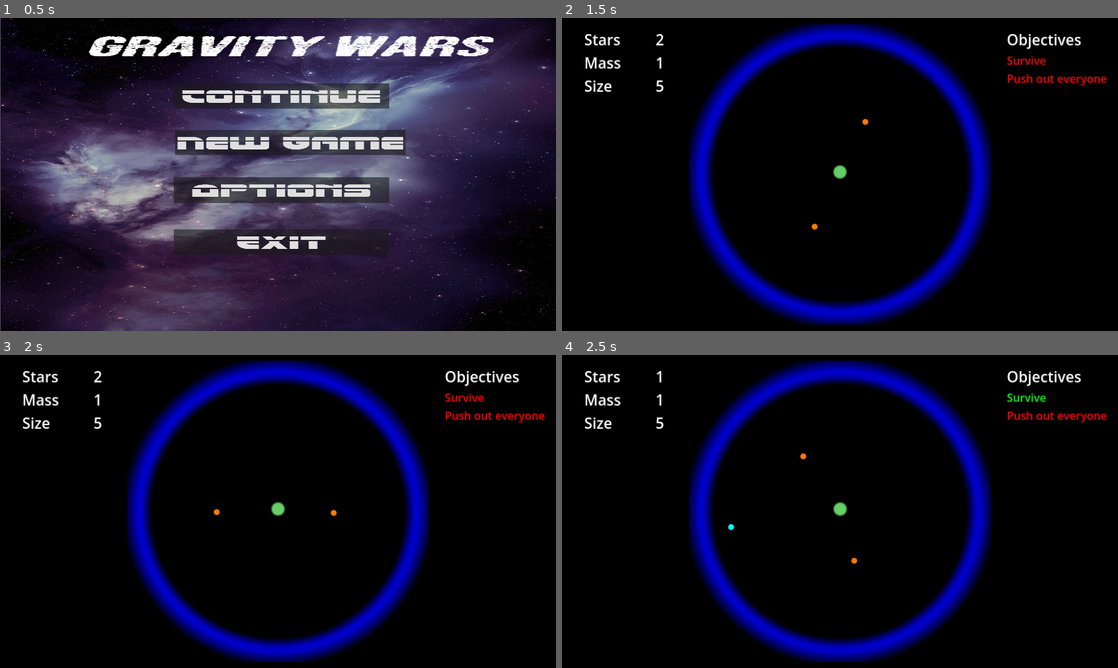
Above: before the commit, frames 1-4 (two rows, left to right).
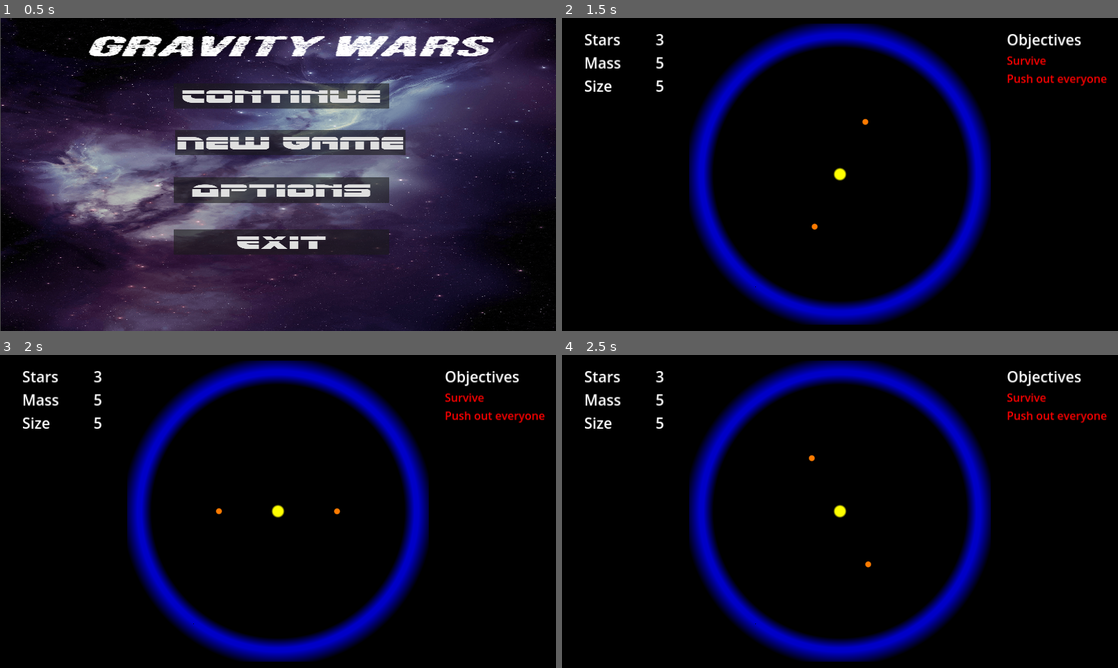
Above: after the commit, the same moments.

Repository: JakubJKrawczyk/gravity_wars
Game: Godot game, scene res://GUI/Menu.tscn
Two runs of this game, one before a commit and one after it. Both use one fixed random seed, a clock stepped at 60 frames per second and the inputs below.
Inputs (mouse positions are in pixels of both pictures, inside the frame that each line leads up to):
- Up to frame 1 (0.5 s): no input
- Up to frame 2 (1.5 s): click "New Game" at 0.5 s; move the mouse to (840, 174) at 1.27 s; click (840, 174) at 1.42 s
- Up to frame 3 (2 s): no input
- Up to frame 4 (2.5 s): tap Enter at 2 s; move the mouse to (728, 527) at 2.02 s; click (728, 527) at 2.17 s

Frame 1 is identical in both runs. In frame 2, 0.2% of the frame differs, in the area x 16-52%, y 5-52%; in frame 3, 0.2%; in frame 4, 0.4%, in the area x 16-88%, y 5-68%.

Commit message:
Dodanie sceny bazowej dla grywalnych poziomów

Diff:
--- a/Levels/ClickableArea.gd
+++ b/Levels/ClickableArea.gd
@@ -1,20 +1,29 @@
 extends Control
 
+class_name ClickableArea
+
 @export var container: Node
-@export var user_object_scene: PackedScene
-@export var max_stars = 3
-@export var star_size = 5
-@export var star_mass = 5
 @export var objective_pass: LabelSettings
 @export var objective_fail: LabelSettings
 @export var shader: Shader
 @export var color: Color
 
-var object: UserMassObject = null
+signal create_star(position: Vector2)
+signal release_star
+signal update_star(position: Vector2)
+
+var object: bool = false
 
 var pressed: bool = false
 
-func _ready() -> void:
+var max_stars: int = 0
+var star_mass: int
+var star_size: int
+
+func update_star_params(count, mass, _size):
+	max_stars = count
+	star_mass = mass
+	star_size = _size
 	($GridContainer/StarsValue as Label).text = str(max_stars)
 	($GridContainer/MassValue as Label).text = str(star_mass)
 	($GridContainer/SizeValue as Label).text = str(star_size)
@@ -31,26 +40,20 @@
 	($"VBoxContainer/Push out everyone" as Label).label_settings = objective_pass if push_out else objective_fail
 
 func _on_gui_input(event: InputEvent) -> void:
-	if event is InputEventMouseButton:
-		if (event as InputEventMouseButton).button_index != 1:
-			return
+	if event is InputEventMouseButton and (event as InputEventMouseButton).button_index == 1:
 		if (event as InputEventMouseButton).pressed:
-			if object != null || max_stars <= 0:
+			if object || max_stars <= 0:
 				return
-			object = user_object_scene.instantiate() as UserMassObject
-			object.material = ShaderMaterial.new()
-			(object.material as ShaderMaterial).shader = shader
-			(object.material as ShaderMaterial).set_shader_parameter("color", color)
-			object.position = (event as InputEventMouseButton).position - ($"../ObjectsContainer" as Node2D).position
-			object.set_size(Vector2(star_size/10.0, star_size/10.0))
-			object.mass = star_mass
-			container.add_child(object)
+			emit_signal("create_star", (event as InputEventMouseButton).position - ($"../ObjectsContainer" as Node2D).position)
+			object = true
 			max_stars -= 1
 			($GridContainer/StarsValue as Label).text = str(max_stars)
-		elif object != null:
-			object.release()
-			object = null
+		elif object:
+			emit_signal("release_star")
+			object = false
 	elif event is InputEventMouseMotion:
-		if object != null:
-			var mpos = (event as InputEventMouseMotion).position
-			object.linear_velocity = object.global_position - mpos
+		if !object:
+			return
+		emit_signal("update_star", (event as InputEventMouseMotion).position)
+		"""var mpos = (event as InputEventMouseMotion).position
+		object.linear_velocity = object.global_position - mpos"""
--- /dev/null
+++ b/Levels/Level.gd
@@ -0,0 +1,46 @@
+extends Node2D
+
+class_name Level
+
+@export_category("Objectives")
+@export var objectives: Array[Objective]
+
+@export_category("User star")
+@export var init_star_limit: int = 3
+@export var star_mass: float = 1.
+@export var star_radius: float = 5.
+@export var shader: Shader
+@export var color: Color = Color.AQUA
+@export var star_scene: PackedScene
+
+var object: UserMassObject = null
+
+# Called when the node enters the scene tree for the first time.
+func _ready() -> void:
+	($ClickableArea as ClickableArea).update_star_params(init_star_limit, star_mass, star_radius)
+
+# Called every frame. 'delta' is the elapsed time since the previous frame.
+func _process(delta: float) -> void:
+	for objective in objectives:
+		objective.update()
+
+func _on_create_star(position: Vector2) -> void:
+	object = star_scene.instantiate() as UserMassObject
+	object.material = ShaderMaterial.new()
+	(object.material as ShaderMaterial).shader = shader
+	(object.material as ShaderMaterial).set_shader_parameter("color", color)
+	object.set_size(Vector2(star_radius/10.0, star_radius/10.0))
+	object.mass = star_mass
+	object.position = position
+	($ObjectsContainer).add_child(object)
+
+func _on_release_star() -> void:
+	if object == null:
+		return
+	object.release()
+	object = null
+
+func _on_update_star(position) -> void:
+	if object == null:
+		return
+	object.linear_velocity = object.global_position - position
--- /dev/null
+++ b/Levels/Level.tscn
@@ -0,0 +1,120 @@
+[gd_scene load_steps=11 format=3 uid="uid://bshl73cgcf80v"]
+
+[ext_resource type="PackedScene" uid="uid://u3x3l7qdjuo" path="res://Objects/arena.tscn" id="1_1ni6f"]
+[ext_resource type="Script" path="res://Levels/Level.gd" id="1_p4pr4"]
+[ext_resource type="Script" path="res://Levels/ClickableArea.gd" id="2_0djfb"]
+[ext_resource type="PackedScene" uid="uid://clm7jxierdq37" path="res://Objects/user-mass-object.tscn" id="3_4tbgd"]
+[ext_resource type="LabelSettings" uid="uid://c071m4f3xoir3" path="res://Levels/label_pass.tres" id="4_0unal"]
+[ext_resource type="LabelSettings" uid="uid://su7yx3gbk3ld" path="res://Levels/label_fail.tres" id="5_ie5ej"]
+[ext_resource type="Shader" path="res://Objects/mass-object.gdshader" id="6_kvt7i"]
+[ext_resource type="LabelSettings" uid="uid://d0l2to0txnunh" path="res://Levels/label_size.tres" id="7_bpj6y"]
+
+[sub_resource type="Gradient" id="Gradient_40vku"]
+colors = PackedColorArray(0, 0, 0, 1, 0, 0, 0, 1)
+
+[sub_resource type="GradientTexture1D" id="GradientTexture1D_nft5c"]
+gradient = SubResource("Gradient_40vku")
+
+[node name="Level" type="Node2D"]
+script = ExtResource("1_p4pr4")
+init_star_limit = 99
+shader = ExtResource("6_kvt7i")
+star_scene = ExtResource("3_4tbgd")
+
+[node name="Background" type="TextureRect" parent="."]
+offset_right = 1200.0
+offset_bottom = 675.0
+texture = SubResource("GradientTexture1D_nft5c")
+
+[node name="Arena" parent="." instance=ExtResource("1_1ni6f")]
+position = Vector2(600, 337)
+
+[node name="ObjectsContainer" type="Node2D" parent="."]
+position = Vector2(600, 337)
+
+[node name="ClickableArea" type="Control" parent="." node_paths=PackedStringArray("container")]
+layout_mode = 3
+anchors_preset = 0
+offset_right = 1200.0
+offset_bottom = 675.0
+script = ExtResource("2_0djfb")
+container = NodePath("../ObjectsContainer")
+objective_pass = ExtResource("4_0unal")
+objective_fail = ExtResource("5_ie5ej")
+shader = ExtResource("6_kvt7i")
+color = Color(0, 1, 1, 1)
+metadata/_edit_use_anchors_ = true
+
+[node name="GridContainer" type="GridContainer" parent="ClickableArea"]
+layout_mode = 0
+offset_left = 48.0
+offset_top = 24.0
+offset_right = 248.0
+offset_bottom = 192.0
+columns = 2
+
+[node name="Stars" type="Label" parent="ClickableArea/GridContainer"]
+custom_minimum_size = Vector2(150, 0)
+layout_mode = 2
+text = "Stars"
+label_settings = ExtResource("7_bpj6y")
+
+[node name="StarsValue" type="Label" parent="ClickableArea/GridContainer"]
+layout_mode = 2
+size_flags_horizontal = 0
+text = "3"
+label_settings = ExtResource("7_bpj6y")
+
+[node name="Mass" type="Label" parent="ClickableArea/GridContainer"]
+layout_mode = 2
+text = "Mass"
+label_settings = ExtResource("7_bpj6y")
+
+[node name="MassValue" type="Label" parent="ClickableArea/GridContainer"]
+layout_mode = 2
+text = "5
+"
+label_settings = ExtResource("7_bpj6y")
+
+[node name="Size" type="Label" parent="ClickableArea/GridContainer"]
+layout_mode = 2
+text = "Size
+"
+label_settings = ExtResource("7_bpj6y")
+
+[node name="SizeValue" type="Label" parent="ClickableArea/GridContainer"]
+layout_mode = 2
+text = "5
+"
+label_settings = ExtResource("7_bpj6y")
+
+[node name="VBoxContainer" type="VBoxContainer" parent="ClickableArea"]
+layout_mode = 0
+offset_left = 960.0
+offset_top = 24.0
+offset_right = 1121.0
+offset_bottom = 72.0
+
+[node name="Title" type="Label" parent="ClickableArea/VBoxContainer"]
+layout_mode = 2
+text = "Objectives"
+label_settings = ExtResource("7_bpj6y")
+
+[node name="Survive" type="Label" parent="ClickableArea/VBoxContainer" groups=["objective"]]
+layout_mode = 2
+text = "Survive"
+label_settings = ExtResource("5_ie5ej")
+
+[node name="Push out everyone" type="Label" parent="ClickableArea/VBoxContainer" groups=["objective"]]
+layout_mode = 2
+text = "Push out everyone"
+label_settings = ExtResource("5_ie5ej")
+
+[node name="WinTimer" type="Timer" parent="."]
+wait_time = 5.0
+one_shot = true
+
+[connection signal="create_star" from="ClickableArea" to="." method="_on_create_star"]
+[connection signal="gui_input" from="ClickableArea" to="ClickableArea" method="_on_gui_input"]
+[connection signal="release_star" from="ClickableArea" to="." method="_on_release_star"]
+[connection signal="update_star" from="ClickableArea" to="." method="_on_update_star"]
--- a/Levels/Playground.tscn
+++ b/Levels/Playground.tscn
@@ -1,10 +1,9 @@
-[gd_scene load_steps=14 format=3 uid="uid://cmiidhnox0ton"]
+[gd_scene load_steps=13 format=3 uid="uid://cmiidhnox0ton"]
 
 [ext_resource type="PackedScene" uid="uid://bifgswi0tag7p" path="res://Objects/mass-object.tscn" id="1_ry06n"]
 [ext_resource type="Shader" path="res://Objects/mass-object.gdshader" id="2_d8mu1"]
 [ext_resource type="PackedScene" uid="uid://u3x3l7qdjuo" path="res://Objects/arena.tscn" id="3_1jtlb"]
 [ext_resource type="Script" path="res://Levels/ClickableArea.gd" id="4_m8vqw"]
-[ext_resource type="PackedScene" uid="uid://clm7jxierdq37" path="res://Objects/user-mass-object.tscn" id="5_xep03"]
 [ext_resource type="LabelSettings" uid="uid://c071m4f3xoir3" path="res://Levels/label_pass.tres" id="6_kewu6"]
 [ext_resource type="LabelSettings" uid="uid://d0l2to0txnunh" path="res://Levels/label_size.tres" id="6_p63tb"]
 [ext_resource type="LabelSettings" uid="uid://su7yx3gbk3ld" path="res://Levels/label_fail.tres" id="7_brk1u"]
@@ -66,8 +65,6 @@
 offset_bottom = 675.0
 script = ExtResource("4_m8vqw")
 container = NodePath("../ObjectsContainer")
-user_object_scene = ExtResource("5_xep03")
-star_mass = 1
 objective_pass = ExtResource("6_kewu6")
 objective_fail = ExtResource("7_brk1u")
 shader = ExtResource("2_d8mu1")
--- a/Levels/Sandbox.tscn
+++ b/Levels/Sandbox.tscn
@@ -1,19 +1,18 @@
-[gd_scene load_steps=13 format=3 uid="uid://d2e3lq7qff1f0"]
+[gd_scene load_steps=12 format=3 uid="uid://d2e3lq7qff1f0"]
 
 [ext_resource type="PackedScene" uid="uid://u3x3l7qdjuo" path="res://Objects/arena.tscn" id="1_3u4xn"]
 [ext_resource type="PackedScene" uid="uid://bifgswi0tag7p" path="res://Objects/mass-object.tscn" id="2_gmj70"]
 [ext_resource type="Shader" path="res://Objects/mass-object.gdshader" id="3_hegyr"]
 [ext_resource type="Script" path="res://Levels/ClickableArea.gd" id="4_snnn4"]
-[ext_resource type="PackedScene" uid="uid://clm7jxierdq37" path="res://Objects/user-mass-object.tscn" id="5_nopjc"]
 [ext_resource type="LabelSettings" uid="uid://c071m4f3xoir3" path="res://Levels/label_pass.tres" id="6_8kl7y"]
 [ext_resource type="LabelSettings" uid="uid://su7yx3gbk3ld" path="res://Levels/label_fail.tres" id="7_b7gih"]
 [ext_resource type="LabelSettings" uid="uid://d0l2to0txnunh" path="res://Levels/label_size.tres" id="8_xqh3q"]
 
-[sub_resource type="Gradient" id="Gradient_40vku"]
+[sub_resource type="Gradient" id="Gradient_c6nsw"]
 colors = PackedColorArray(0, 0, 0, 1, 0, 0, 0, 1)
 
 [sub_resource type="GradientTexture1D" id="GradientTexture1D_vq4nk"]
-gradient = SubResource("Gradient_40vku")
+gradient = SubResource("Gradient_c6nsw")
 
 [sub_resource type="ShaderMaterial" id="ShaderMaterial_ghmgo"]
 shader = ExtResource("3_hegyr")
@@ -57,9 +56,6 @@
 offset_bottom = 675.0
 script = ExtResource("4_snnn4")
 container = NodePath("../ObjectsContainer")
-user_object_scene = ExtResource("5_nopjc")
-max_stars = 999
-star_mass = 1
 objective_pass = ExtResource("6_8kl7y")
 objective_fail = ExtResource("7_b7gih")
 shader = ExtResource("3_hegyr")
--- /dev/null
+++ b/Objectives/Obective.gd
@@ -0,0 +1,11 @@
+extends Resource
+
+class_name Objective
+
+@export var label: Label
+
+var completed: bool
+
+func update() -> void:
+	push_error("Not implemented update(): ", self)
+	return
